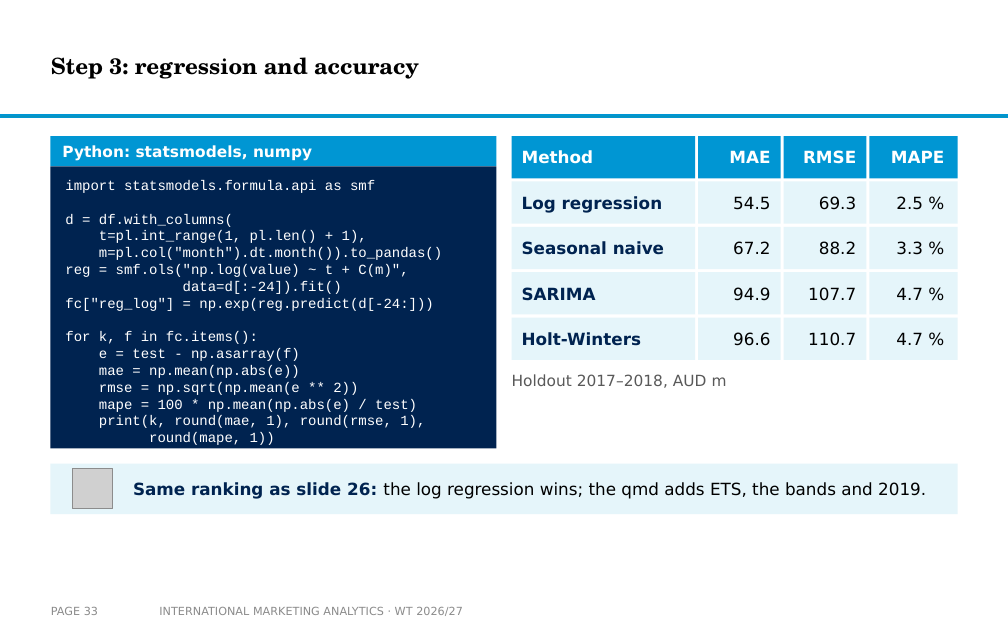
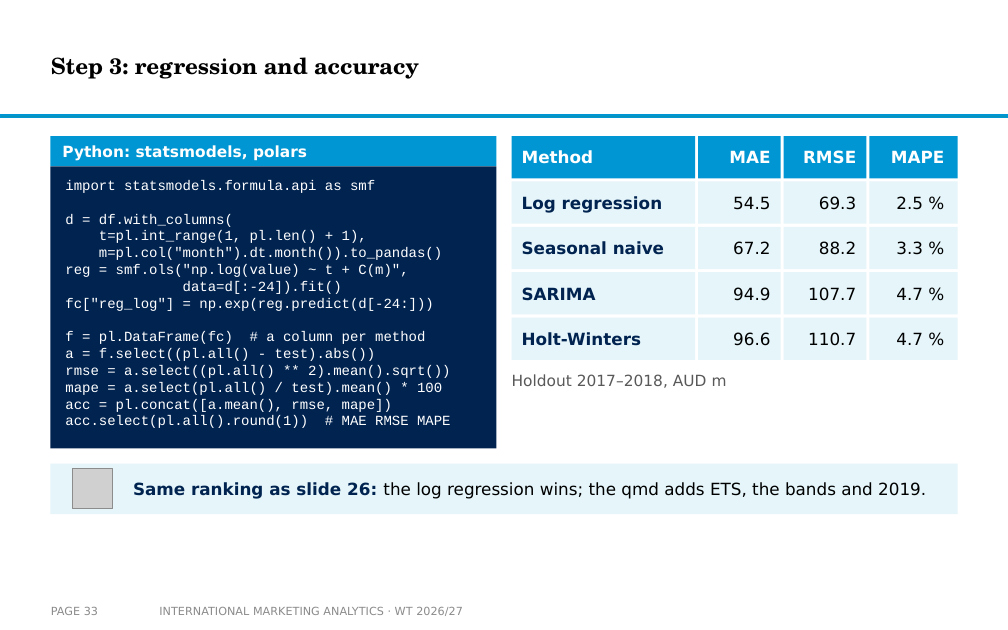
Before and after one commit to arnefloh-wu/international-marketing-analytics-teaching, a slide deck: slide 33 of slides/forecasting-and-time-series_WT26-27.pptx. Drawn at 1008x630 pixels with LibreOffice and Linux fonts; fonts in the diff are those of the drawing; grey boxes stand for pictures; background and template pictures are left out. Boxes give left, top, right and bottom in pixels: in the first picture for what was removed or moved away, otherwise in the second. Text is boxed around its words. In the diff, an @@ line names an element or a change of style, - is before the commit and + after.

```diff
--- a/slides/forecasting-and-time-series_WT26-27.pptx
+++ b/slides/forecasting-and-time-series_WT26-27.pptx
@@ text at bbox=[62, 145, 307, 161]: text changed @@
-Python: statsmodels, numpy
+Python: statsmodels, polars
@@ text at bbox=[65, 331, 451, 428]: text changed @@
-for k, f in fc.items():
-e = test - np.asarray(f)
-mae = np.mean(np.abs(e))
-rmse = np.sqrt(np.mean(e ** 2))
-mape = 100 * np.mean(np.abs(e) / test)
-print(k, round(mae, 1), round(rmse, 1),
-round(mape, 1))
+f = pl.DataFrame(fc) # a column per method
+a = f.select((pl.all() - test).abs())
+rmse = a.select((pl.all() ** 2).mean().sqrt())
+mape = a.select(pl.all() / test).mean() * 100
+acc = pl.concat([a.mean(), rmse, mape])
+acc.select(pl.all().round(1)) # MAE RMSE MAPE
```
Also in this commit, not shown: 1 other slide changed, 3 other files.
